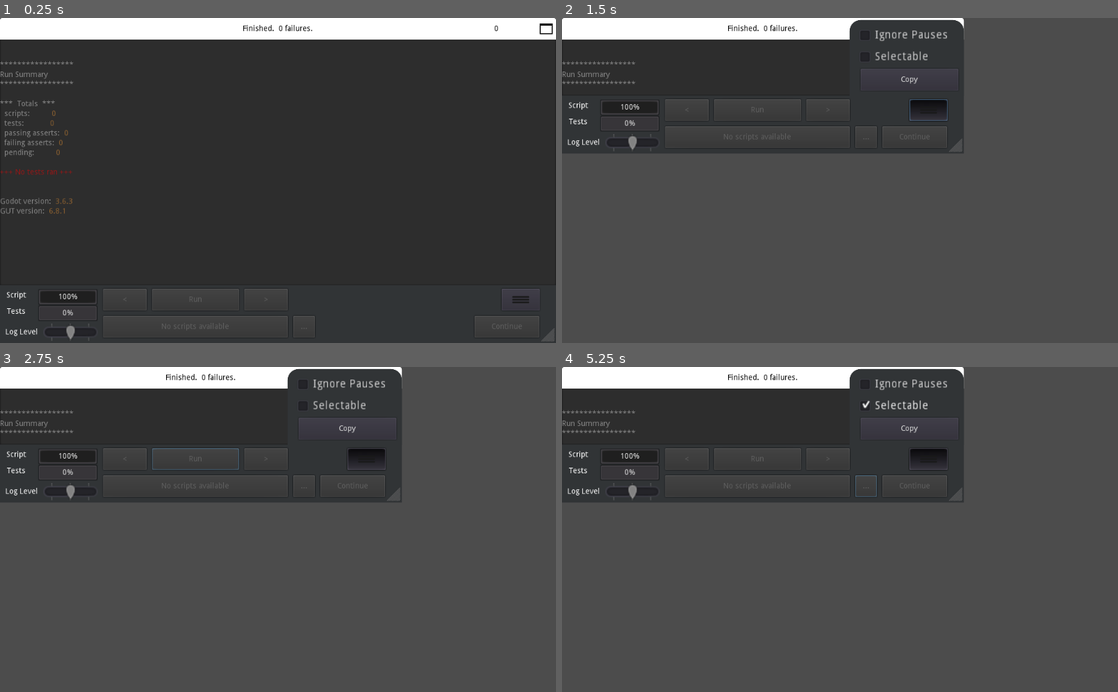
Above: before the commit, frames 1-4 (two rows, left to right).
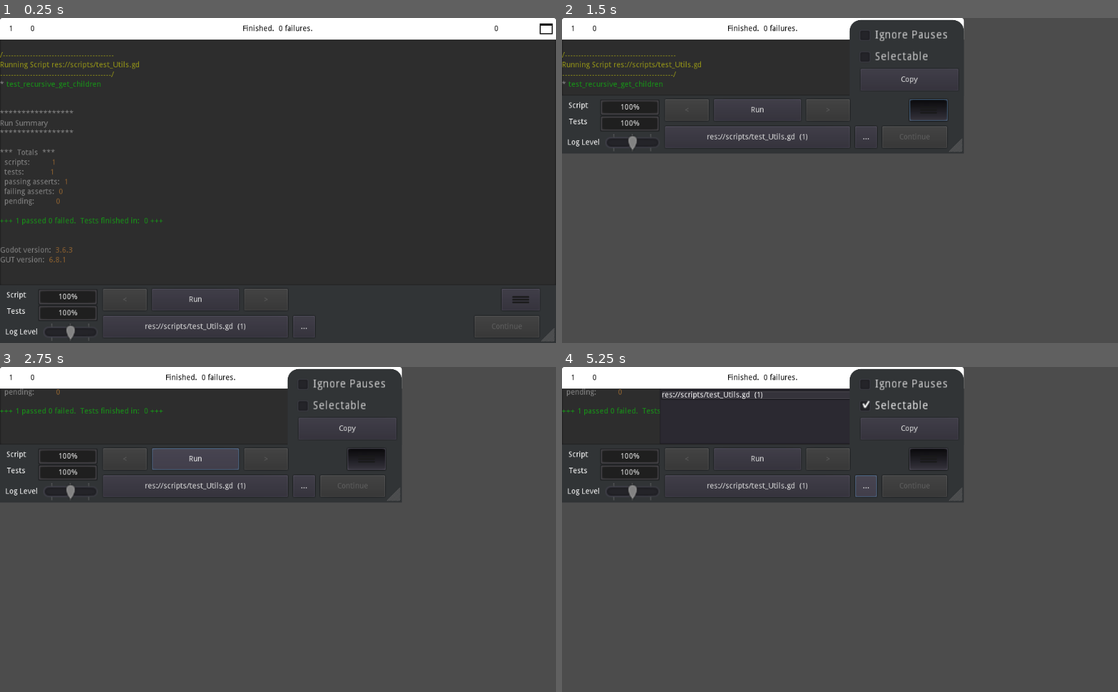
Above: after the commit, the same moments.

Repository: dragonfi/godot_utils
Game: Godot game, scene res://Main.tscn
Same seed, same stepped clock (60 frames per second), same inputs: the game is played once before the commit and once after it.
Inputs (mouse positions are in pixels of both pictures, inside the frame that each line leads up to):
- Up to frame 1 (0.25 s): no input
- Up to frame 2 (1.5 s): click (1106, 27) at 0.5 s; click (928, 109) at 1.25 s
- Up to frame 3 (2.75 s): click (194, 458) at 2 s, where only the run after the commit has a clickable "Run"
- Up to frame 4 (5.25 s): click "Selectable" at 2.75 s; click (756, 487) at 3.5 s, where only the run after the commit has a clickable "res://scripts/test_Utils.gd (…"; click "Copy" at 4.25 s; click (867, 487) at 5 s, where only the run after the commit has a clickable "..."

The runs differ from the first frame. In frame 1, 2.2% of the frame differs, in the area x 0-56%, y 2-97%; in frame 2, 1.0%; in frame 3, 0.9%; in frame 4, 1.1%.

Commit message:
feat: add Utils.gd

Diff:
--- a/project.godot
+++ b/project.godot
@@ -8,9 +8,14 @@
 
 config_version=4
 
-_global_script_classes=[  ]
+_global_script_classes=[ {
+"base": "Node",
+"class": "Utils",
+"language": "GDScript",
+"path": "res://scripts/Utils.gd"
+} ]
 _global_script_class_icons={
-
+"Utils": ""
 }
 
 [application]
--- /dev/null
+++ b/scripts/Utils.gd
@@ -0,0 +1,13 @@
+extends Node
+
+class_name Utils
+
+static func recursive_get_children(node: Node) -> Array:
+	var all_children := []
+	for child in node.get_children():
+		all_children.append(child)
+		all_children += recursive_get_children(child)
+	return all_children
+
+func _ready():
+	pass
--- /dev/null
+++ b/scripts/test_Utils.gd
@@ -0,0 +1,18 @@
+extends "res://addons/gut/test.gd"
+
+#func before_each(): pass
+#func after_each(): pass
+#func before_all(): pass
+#func after_all(): pass
+
+func test_recursive_get_children():
+	var n1 = Node.new()
+	var n11 = Node.new()
+	var n111 = Node.new()
+	var n12 = Node.new()
+	var n2 = Node.new()
+	n1.add_child(n11)
+	n11.add_child(n111)
+	n1.add_child(n12)
+
+	assert_eq(Utils.recursive_get_children(n1), [n11, n111, n12])
